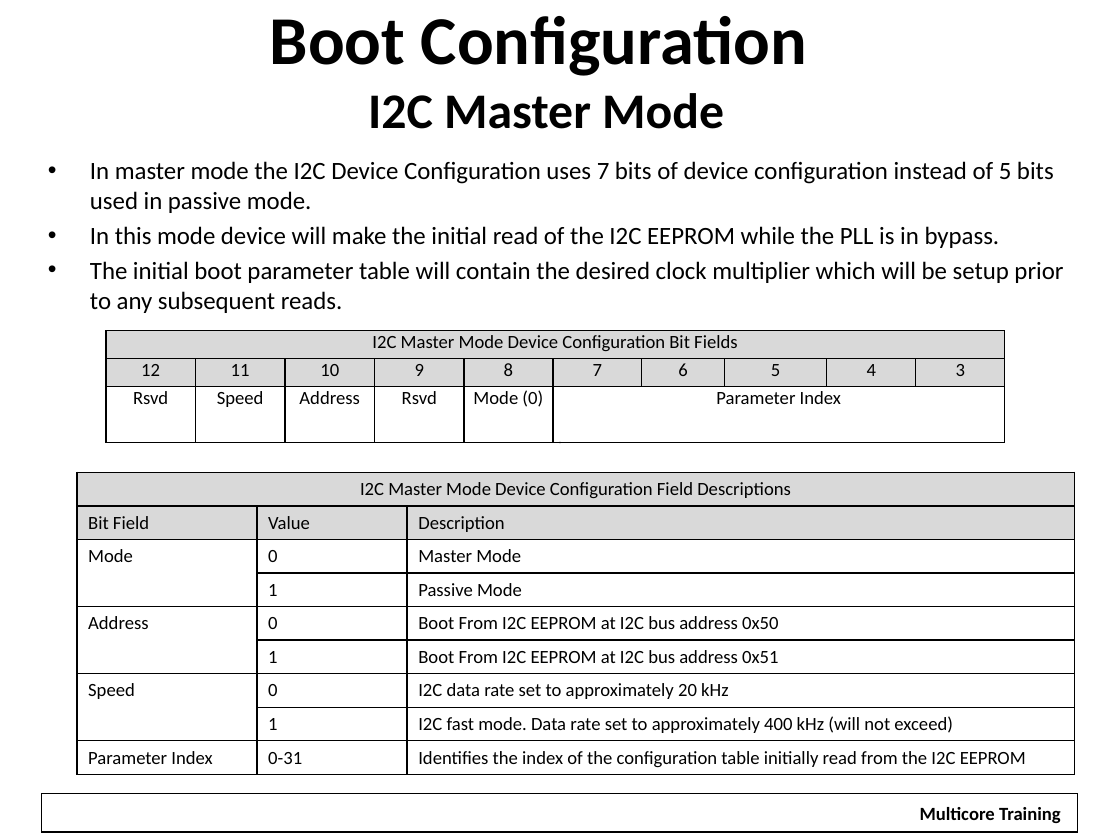
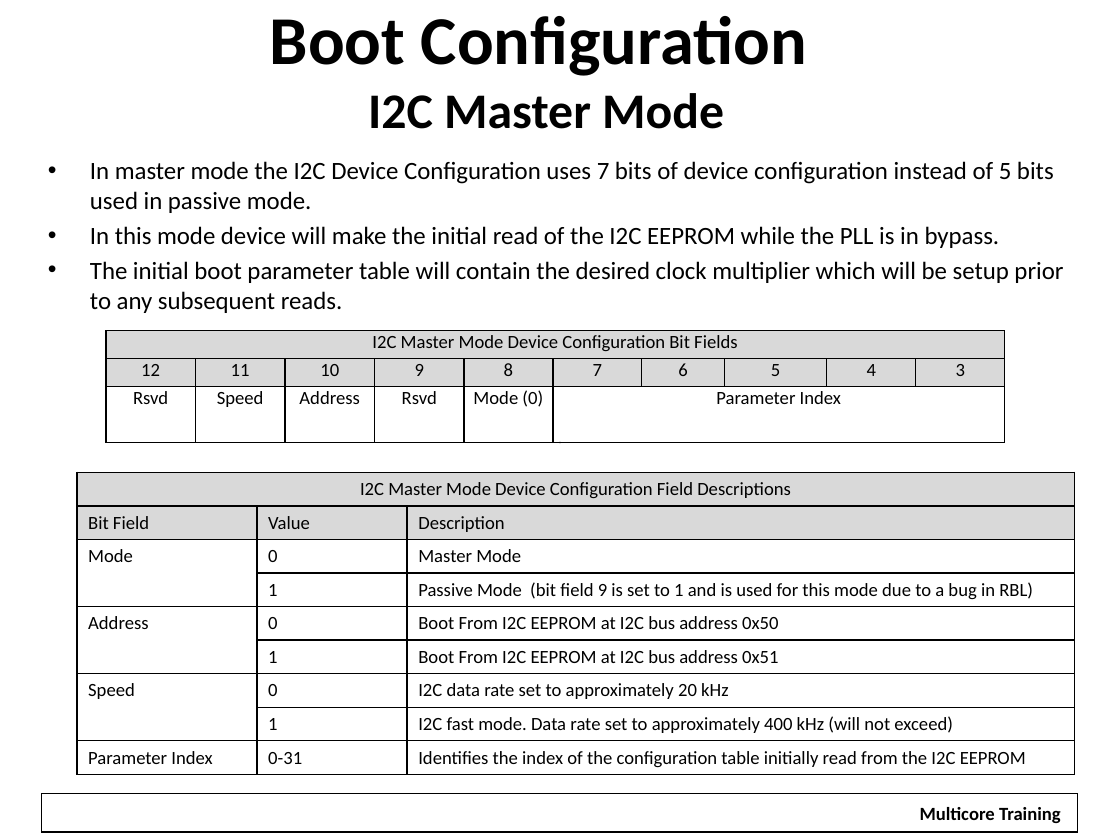
Before and after one commit to hari1989/keystone-workshop, a slide deck: slide 16 of slides/KeyStone Bootloader.pptx (slide 13 before the commit). Drawn at 1120x840 pixels with LibreOffice and Linux fonts; fonts in the diff are those of the drawing; background and template pictures are left out. Boxes give left, top, right and bottom in pixels: in the first picture for what was removed or moved away, otherwise in the second. Text is boxed around its words. In the diff, an @@ line names an element or a change of style, - is before the commit and + after.

```diff
--- a/slides/KeyStone Bootloader.pptx
+++ b/slides/KeyStone Bootloader.pptx
@@ table at [77,473,1075,775] @@
-row 4, column 3: Passive Mode
+row 4, column 3: Passive Mode (bit field 9 is set to 1 and is used for this mode due to a bug in RBL)
```
Also in this commit, not shown: 11 other slides changed, 8 slides added.
